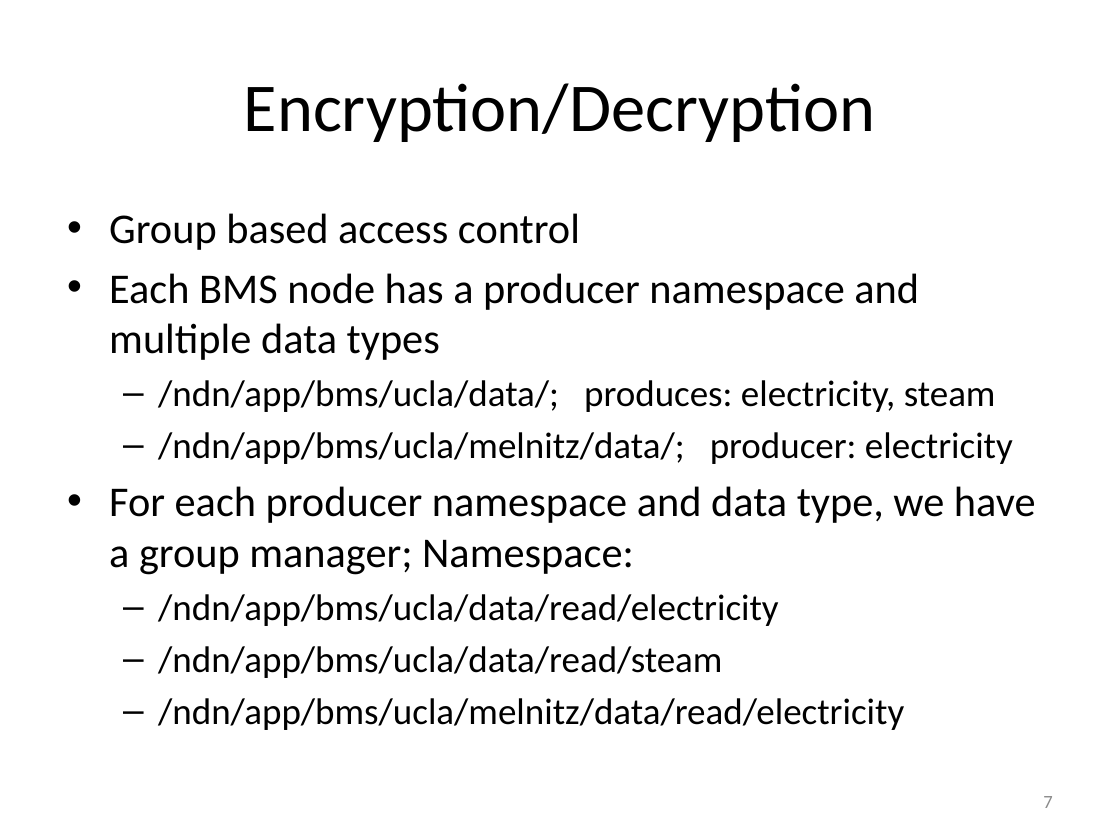
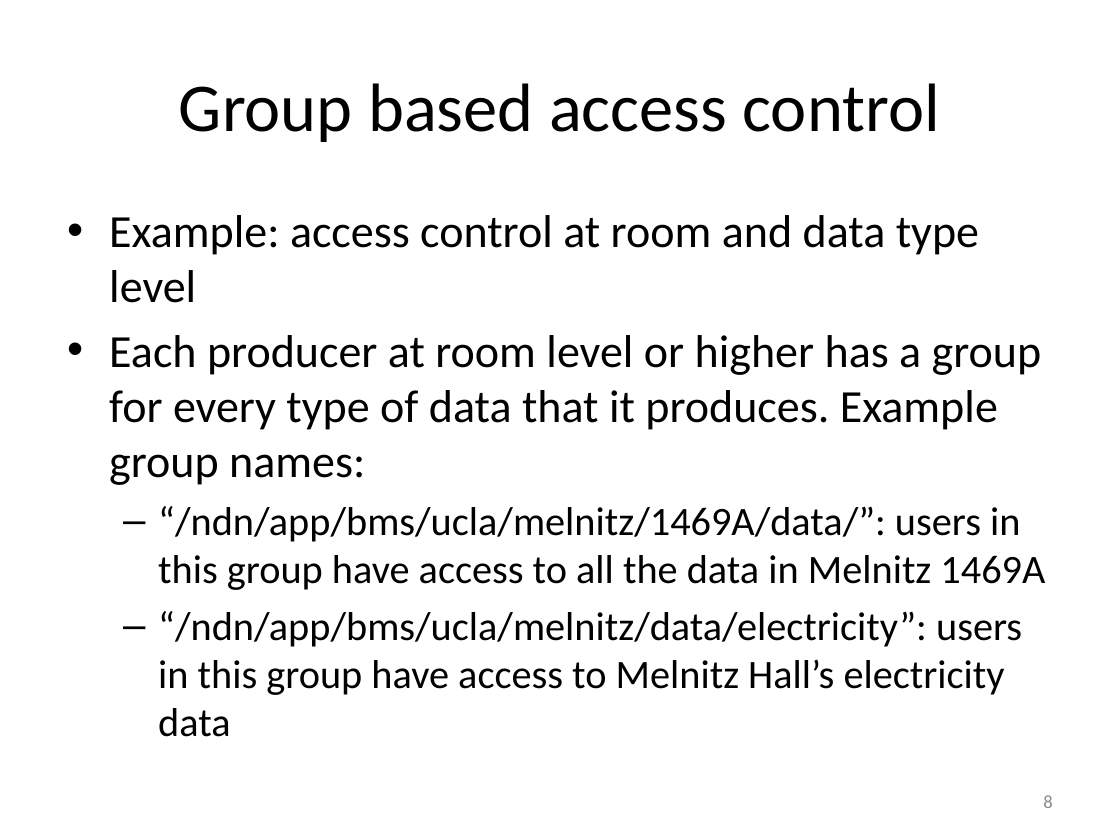
Before and after one commit to HHHlaing/bms-node, a slide deck: slide 8 of bms-poster-presentations/presentations/bms-application-design.pptx (slide 7 before the commit). Drawn at 1120x840 pixels with LibreOffice and Linux fonts; fonts in the diff are those of the drawing. Boxes give left, top, right and bottom in pixels: in the first picture for what was removed or moved away, otherwise in the second. Text is boxed around its words. In the diff, an @@ line names an element or a change of style, - is before the commit and + after.

```diff
--- a/bms-poster-presentations/presentations/bms-application-design.pptx
+++ b/bms-poster-presentations/presentations/bms-application-design.pptx
@@ title at [179,83,940,142]: text changed @@
-Encryption/Decryption
+Group based access control
@@ text at [109,215,1045,737]: text changed; size 23.8 to 25.9 pt @@
-• Group based access control
-• Each BMS node has a producer namespace and multiple data types
-  – /ndn/app/bms/ucla/data/; produces: electricity, steam
-  – /ndn/app/bms/ucla/melnitz/data/; producer: electricity
-• For each producer namespace and data type, we have a group manager; Namespace:
-  – /ndn/app/bms/ucla/data/read/electricity
-  – /ndn/app/bms/ucla/data/read/steam
-  – /ndn/app/bms/ucla/melnitz/data/read/electricity
+• Example: access control at room and data type level
+• Each producer at room level or higher has a group for every type of data that it produces. Example group names:
+  – “/ndn/app/bms/ucla/melnitz/1469A/data/”: users in this group have access to all the data in Melnitz 1469A
+  – “/ndn/app/bms/ucla/melnitz/data/electricity”: users in this group have access to Melnitz Hall’s electricity data
@@ page number at [1043,795,1052,808]: text changed @@
-7
+8
```
Also in this commit, not shown: 8 other slides changed, 3 slides added, 6 other files.
